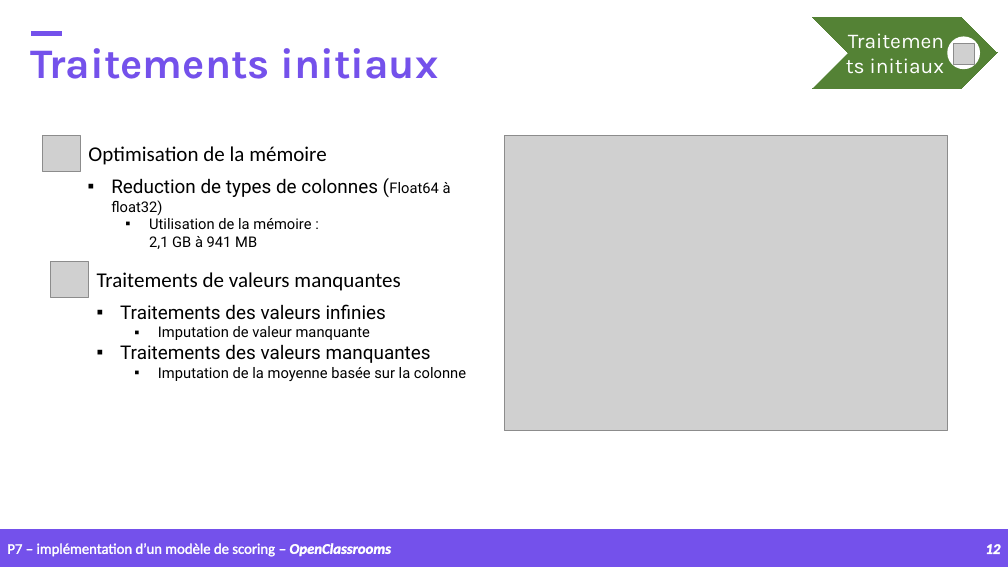
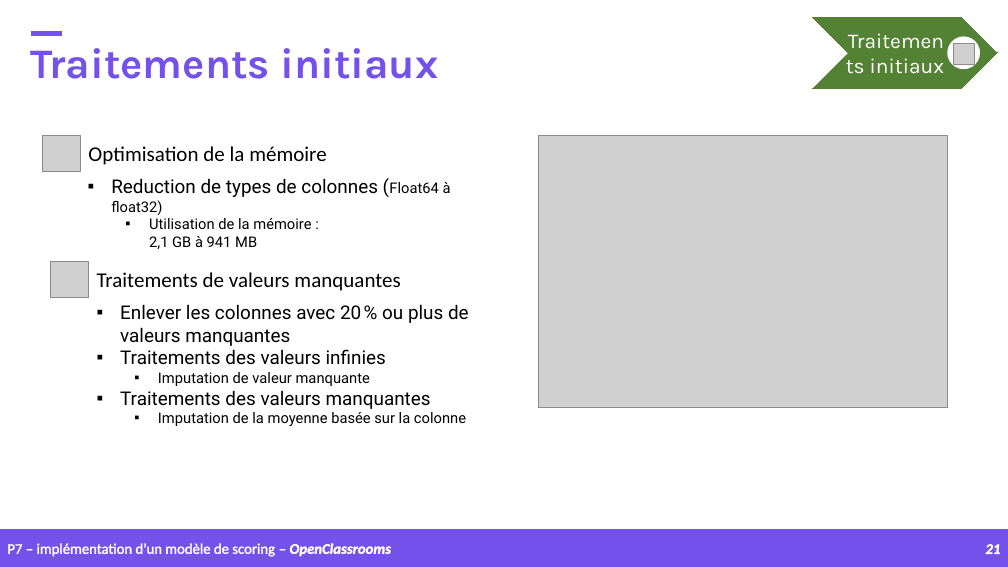
Before and after one commit to samirhinojosa/OC-P7-IMPLEMENT-A-SCORING-MODEL, a slide deck: slide 21 of supports/P7_presentation_final_v2.pptx (slide 12 before the commit). Drawn at 1008x567 pixels with LibreOffice and Linux fonts; fonts in the diff are those of the drawing; grey boxes stand for pictures; background and template pictures are left out. Boxes give left, top, right and bottom in pixels: in the first picture for what was removed or moved away, otherwise in the second. Text is boxed around its words. In the diff, an @@ line names an element or a change of style, - is before the commit and + after.

```diff
--- a/supports/P7_presentation_final_v2.pptx
+++ b/supports/P7_presentation_final_v2.pptx
@@ picture: place and size @@
-picture at (504,135,948,431)
+picture at (539,135,948,408)
@@ text at (120,304,469,346): paragraph added @@
+▪ Enlever les colonnes avec 20 % ou plus de valeurs manquantes
@@ page number at (985,544,1000,554): text changed @@
-12
+21
```
Also in this commit, not shown: 2 other slides changed, 9 slides added, 2 other files.
